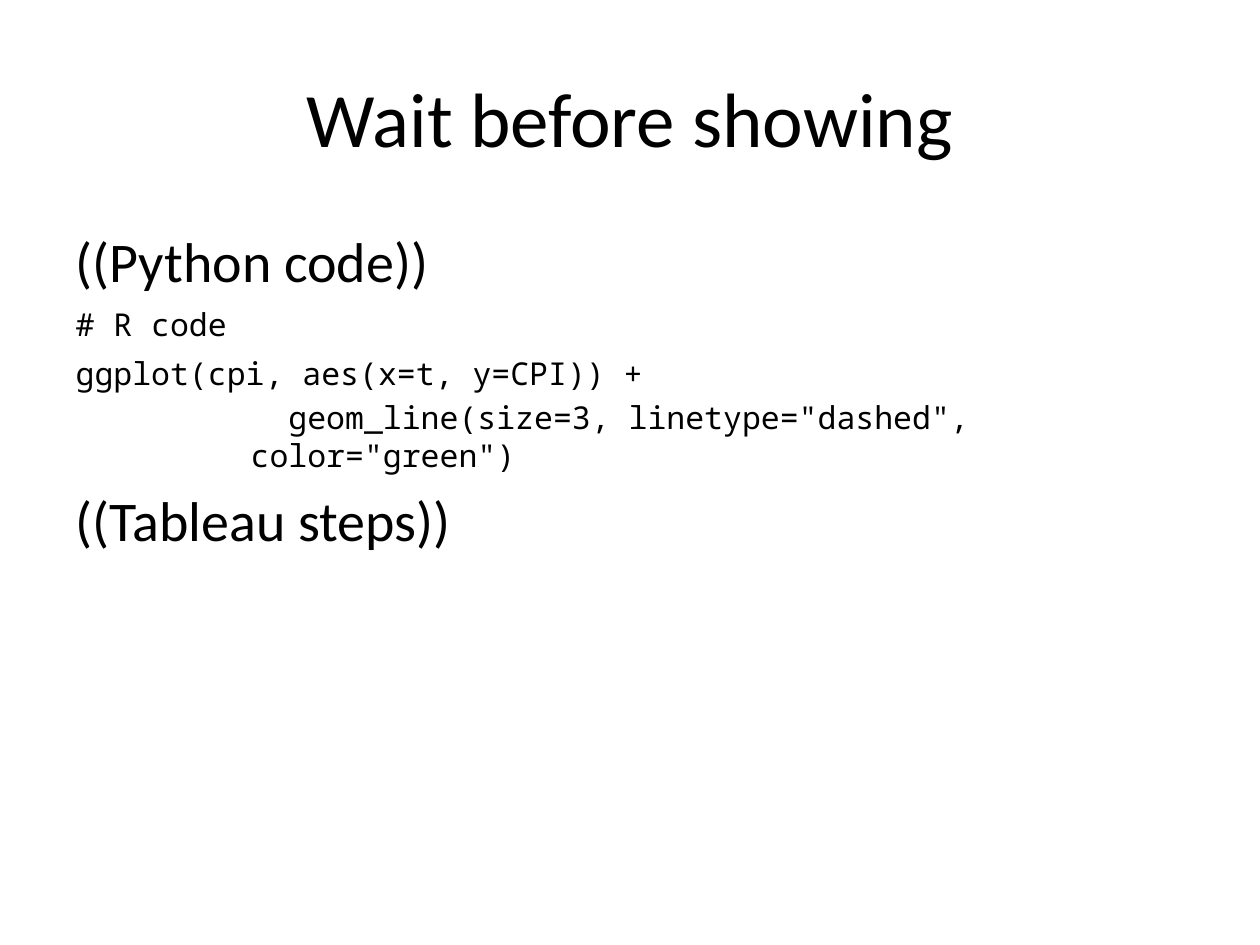
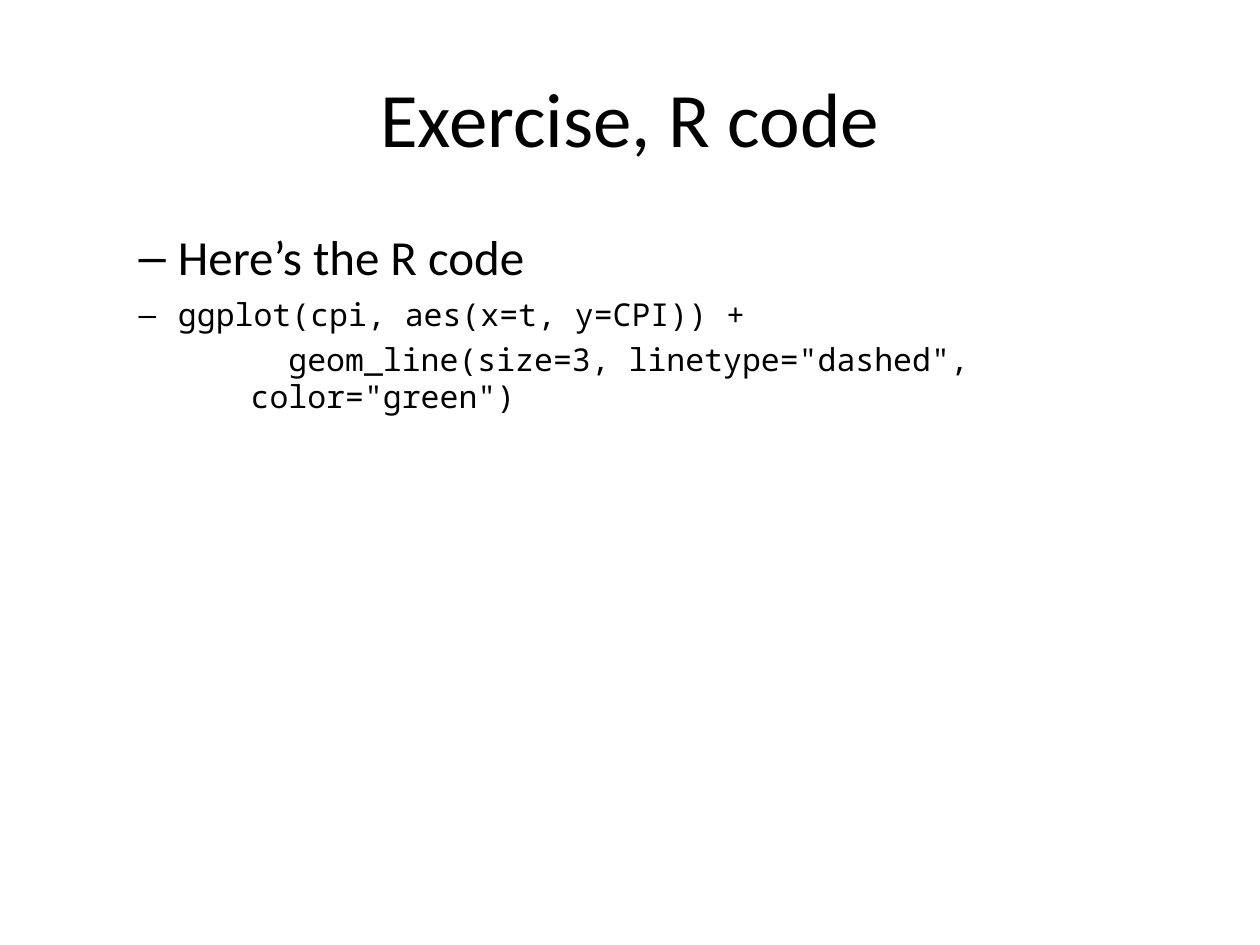
Before and after one commit to pmean/data-visualization, a slide deck: slide 34 of data-viz-03/src/complete-lecture-linegraphs.pptx (slide 28 before the commit). Drawn at 1260x945 pixels with LibreOffice and Linux fonts; fonts in the diff are those of the drawing. Boxes give left, top, right and bottom in pixels: in the first picture for what was removed or moved away, otherwise in the second. Text is boxed around its words. In the diff, an @@ line names an element or a change of style, - is before the commit and + after.

```diff
--- a/data-viz-03/src/complete-lecture-linegraphs.pptx
+++ b/data-viz-03/src/complete-lecture-linegraphs.pptx
@@ title at <box>380,93,879,157</box>: text changed @@
-Wait before showing
+Exercise, R code
@@ text at <box>178,240,969,416</box>: text changed @@
-((Python code))
-# R code
-ggplot(cpi, aes(x=t, y=CPI)) +
-geom_line(size=3, linetype="dashed", color="green")
-((Tableau steps))
+  – Here’s the R code
+ggplot(cpi, aes(x=t, y=CPI)) +
+geom_line(size=3, linetype="dashed", color="green")
```
Also in this commit, not shown: 16 other slides changed, 52 slides added, 23 slides removed, 5 other files.
